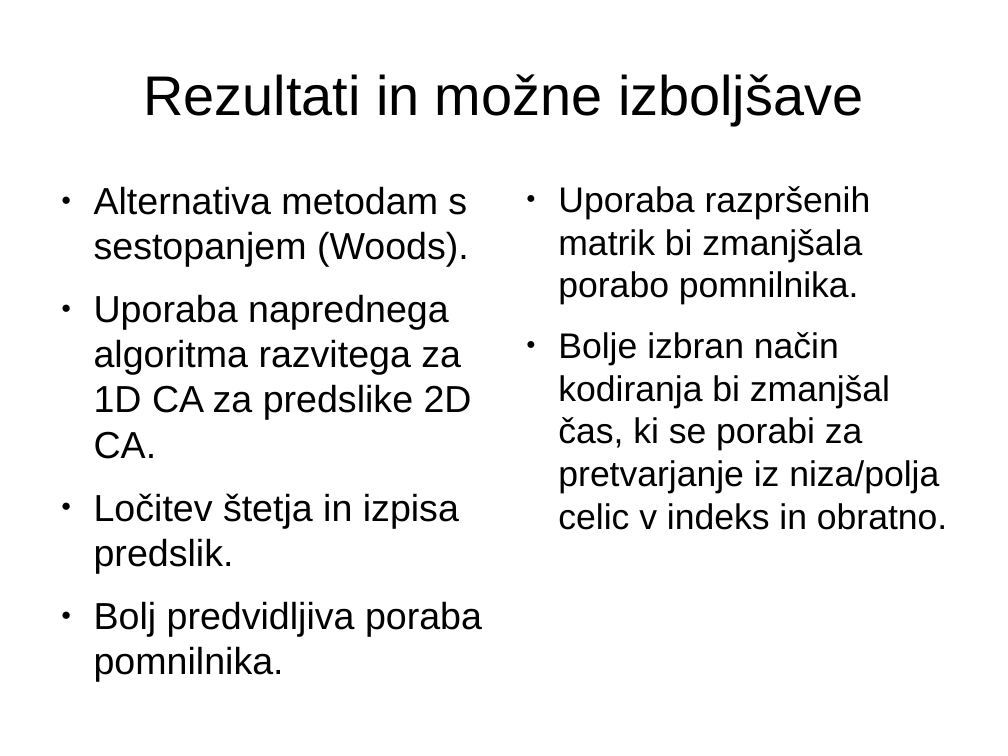
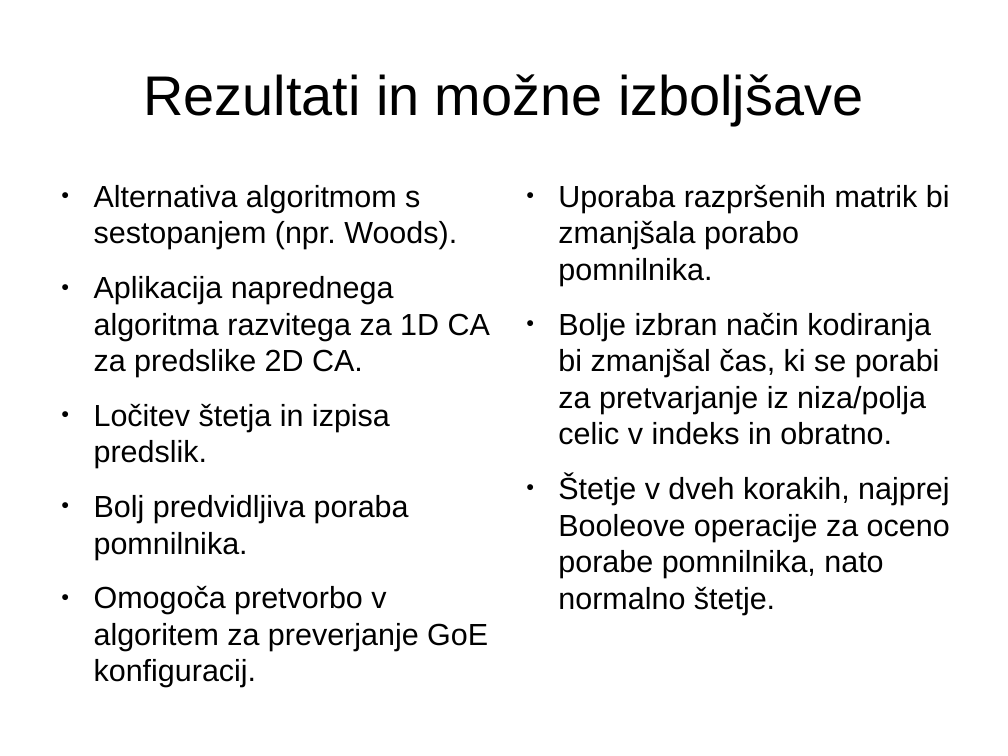
Before and after one commit to jeras/fri-latex-templates, a slide deck: slide 22 of predstavitev/predstavitev.odp. Drawn at 1008x756 pixels with LibreOffice and Linux fonts; fonts in the diff are those of the drawing. Boxes give left, top, right and bottom in pixels: in the first picture for what was removed or moved away, otherwise in the second. Text is boxed around its words. In the diff, an @@ line names an element or a change of style, - is before the commit and + after.

```diff
--- a/predstavitev/predstavitev.odp
+++ b/predstavitev/predstavitev.odp
@@ text at box(94, 185, 490, 377): text changed; size 29.6 to 24 pt @@
-● Alternativa metodam s sestopanjem (Woods).
-● Uporaba naprednega algoritma razvitega za 1D CA za predslike 2D CA.
+● Alternativa algoritmom s sestopanjem (npr. Woods).
+● Aplikacija naprednega algoritma razvitega za 1D CA za predslike 2D CA.
@@ text at box(558, 184, 950, 445): size 28 to 24 pt in "Uporaba razpršenih matrik bi zmanjšala porabo pomnilnika.", "Bolje izbran način kodiranja bi zmanjšal čas, ..." @@
@@ text at box(94, 403, 409, 559): size 29.6 to 24 pt in "Ločitev štetja in izpisa predslik.", "Bolj predvidljiva poraba pomnilnika." @@
@@ text at box(558, 475, 950, 615): paragraph added @@
+● Štetje v dveh korakih, najprej Booleove operacije za oceno porabe pomnilnika, nato normalno štetje.
@@ text at box(94, 585, 488, 687): paragraph added @@
+● Omogoča pretvorbo v algoritem za preverjanje GoE konfiguracij.
```
Also in this commit, not shown: 18 other slides changed, 7 other files.
